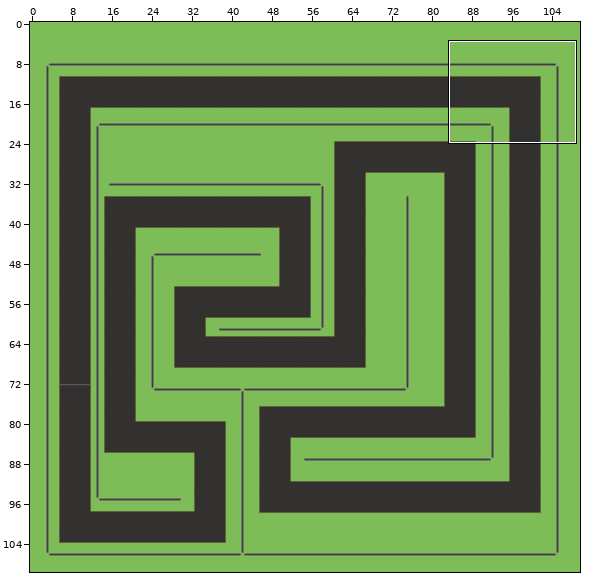
One commit to this Tiled map: LibGDX/core/assets/Race/track1 copy.tmx. The first picture is a wide view before the edit; the outline marks the close-up.
Close-up. Before:
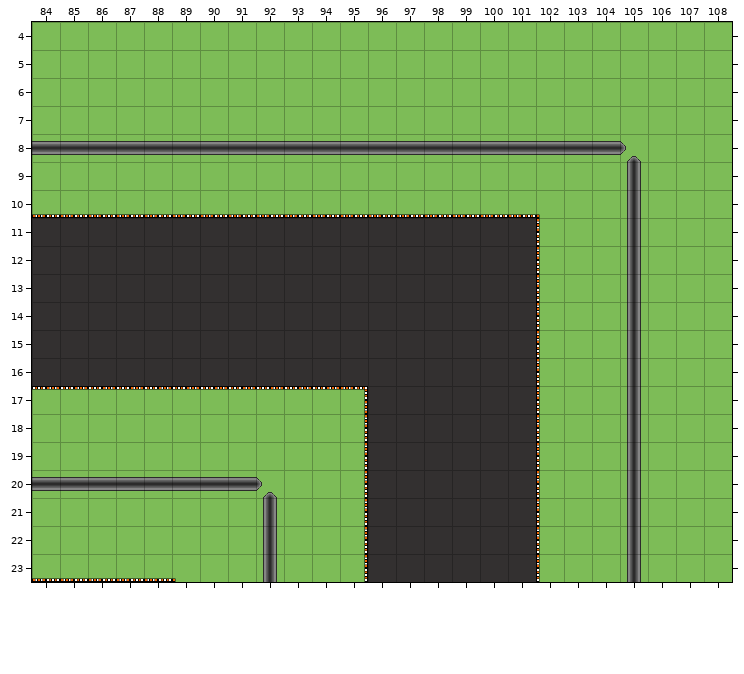
Cells are 32x32 px. Shown: x 84..108, y 4..23. The commit also changed other parts of the map, which this record leaves out. The old version is drawn lined up with the new one.
Now the later version:
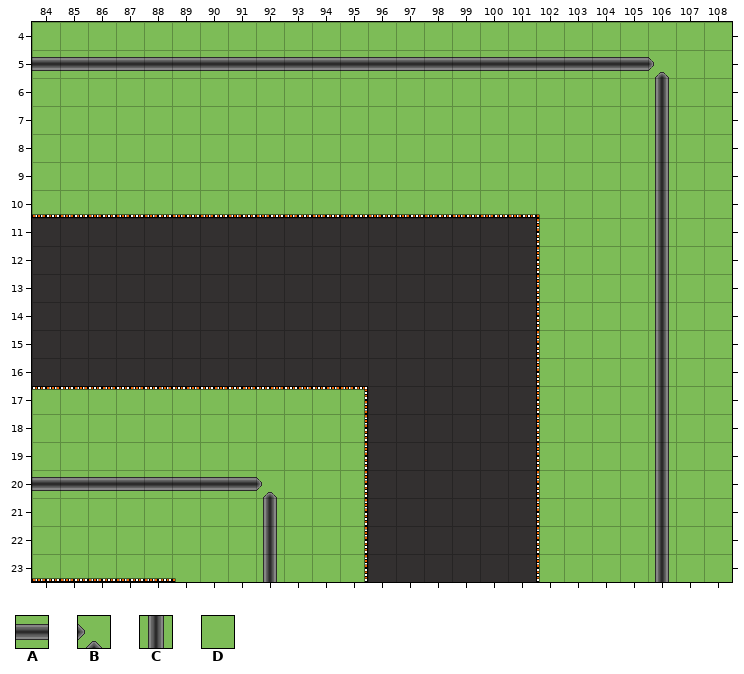
Key: from "raceTileSet": A 2, B 5, C 10, D 48.
_ is an empty cell.
The edit:
map size 110x110 -> 150x150 cells
Layer "Road":
The author changed tile D to tile A in row 5 at x 84 to 105.
The author changed tile D to tile B in row 5 at x 106.
The author changed tile D to tile C in rows 6 to 23 at x 106.
The author changed tile A to tile D in row 8 at x 84 to 104.
The author changed tile B to tile D in row 8 at x 105.
The author changed tile C to tile D in rows 9 to 23 at x 105.
Changed places in both close-ups, as pixel boxes (x1, y1, x2, y2):
changed: (32, 57, 669, 582)
